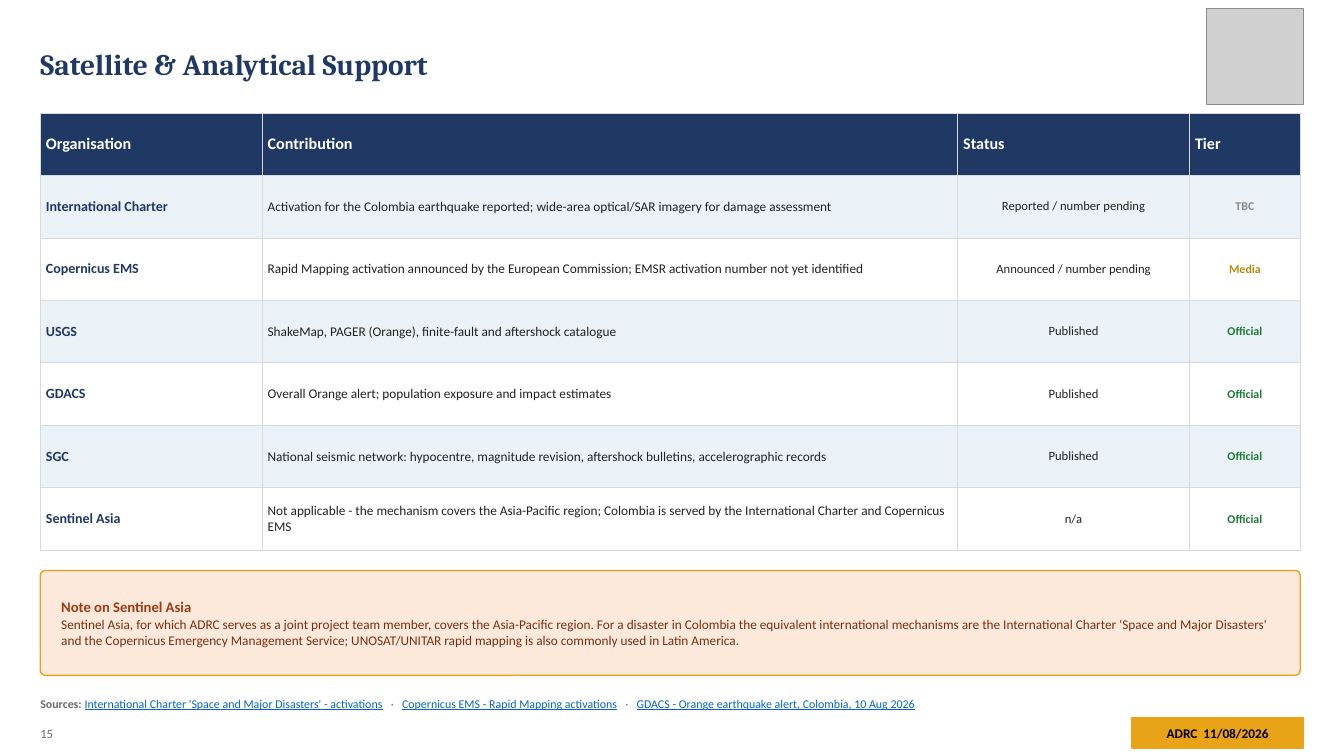
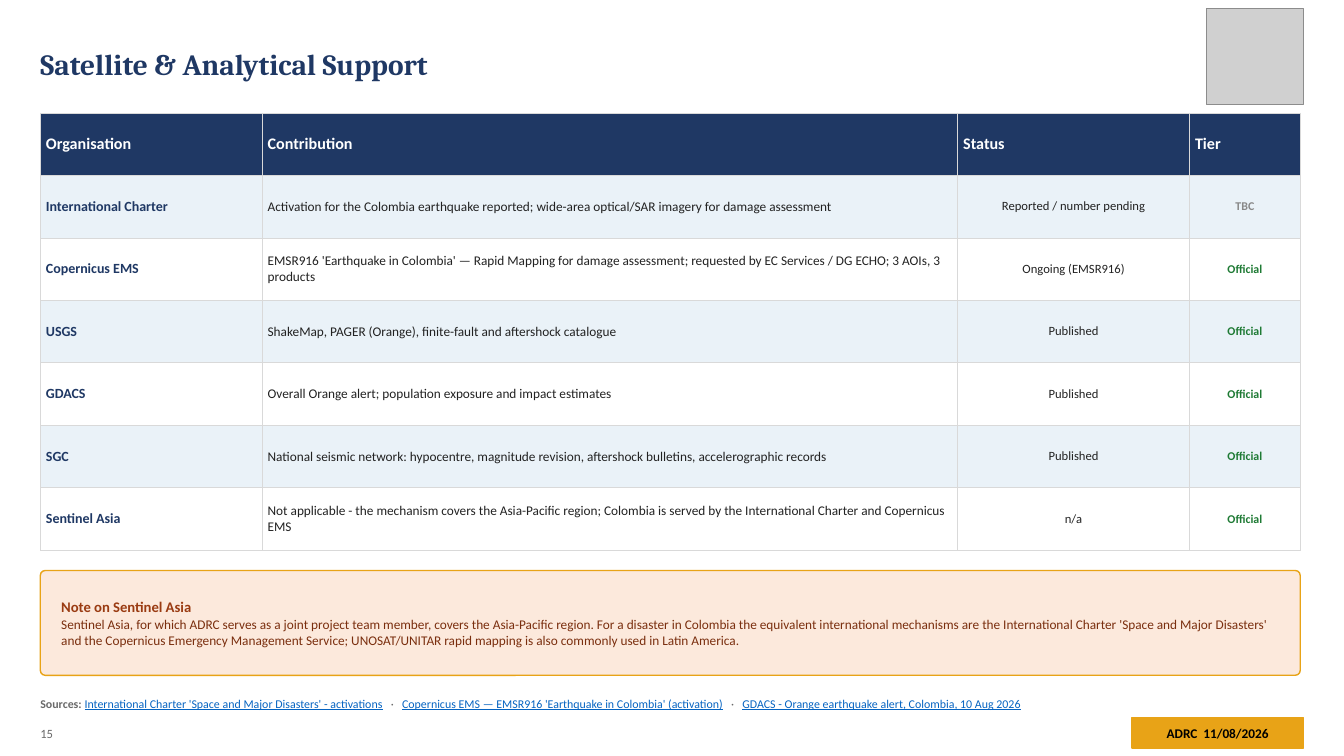
Before and after one commit to kochobi-max/whatsmap, a slide deck: slide 15 of reports/colombia_eq_20260810/output/ADRC_EQ_COL_Choco_20260810_EN.pptx. Drawn at 1344x756 pixels with LibreOffice and Linux fonts; fonts in the diff are those of the drawing; grey boxes stand for pictures. Boxes give left, top, right and bottom in pixels: in the first picture for what was removed or moved away, otherwise in the second. Text is boxed around its words. In the diff, an @@ line names an element or a change of style, - is before the commit and + after.

```diff
--- a/reports/colombia_eq_20260810/output/ADRC_EQ_COL_Choco_20260810_EN.pptx
+++ b/reports/colombia_eq_20260810/output/ADRC_EQ_COL_Choco_20260810_EN.pptx
@@ table at <box>40,113,1301,535</box> @@
-row 3: Copernicus EMS | Rapid Mapping activation announced by the European Commission; EMSR activation number not yet identified | Announced / number pending | Media
+row 3: Copernicus EMS | EMSR916 'Earthquake in Colombia' — Rapid Mapping for damage assessment; requested by EC Services / DG ECHO; 3 AOIs, 3 products | Ongoing (EMSR916) | Official
@@ text at <box>40,699,1020,710</box>: text changed @@
-Sources: International Charter 'Space and Major Disasters' - activations · Copernicus EMS - Rapid Mapping activations · GDACS - Orange earthquake alert, Colombia, 10 Aug 2026
+Sources: International Charter 'Space and Major Disasters' - activations · Copernicus EMS — EMSR916 'Earthquake in Colombia' (activation) · GDACS - Orange earthquake alert, Colombia, 10 Aug 2026
```
Also in this commit, not shown: 3 other slides changed, 7 other files.
